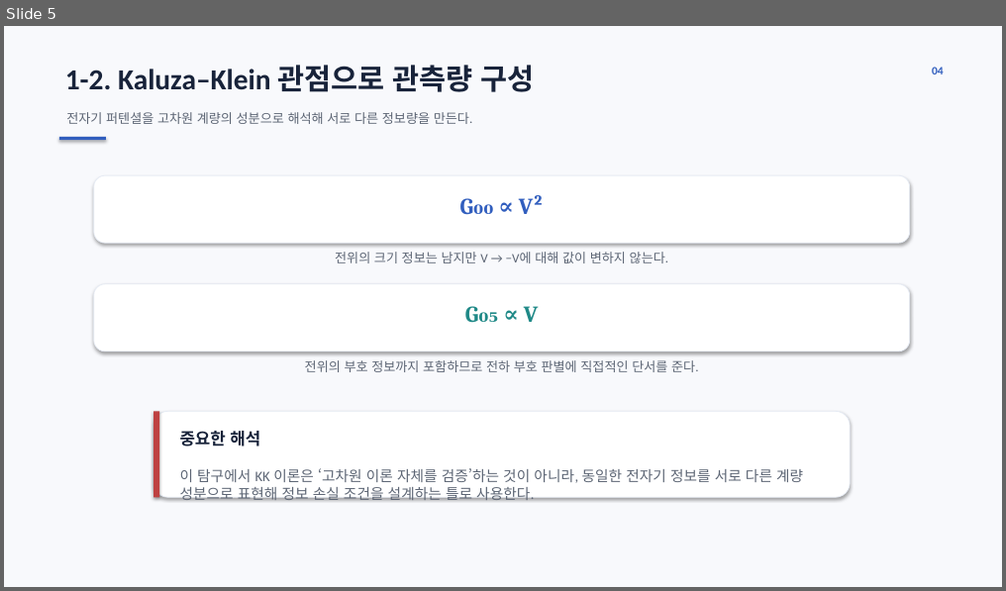
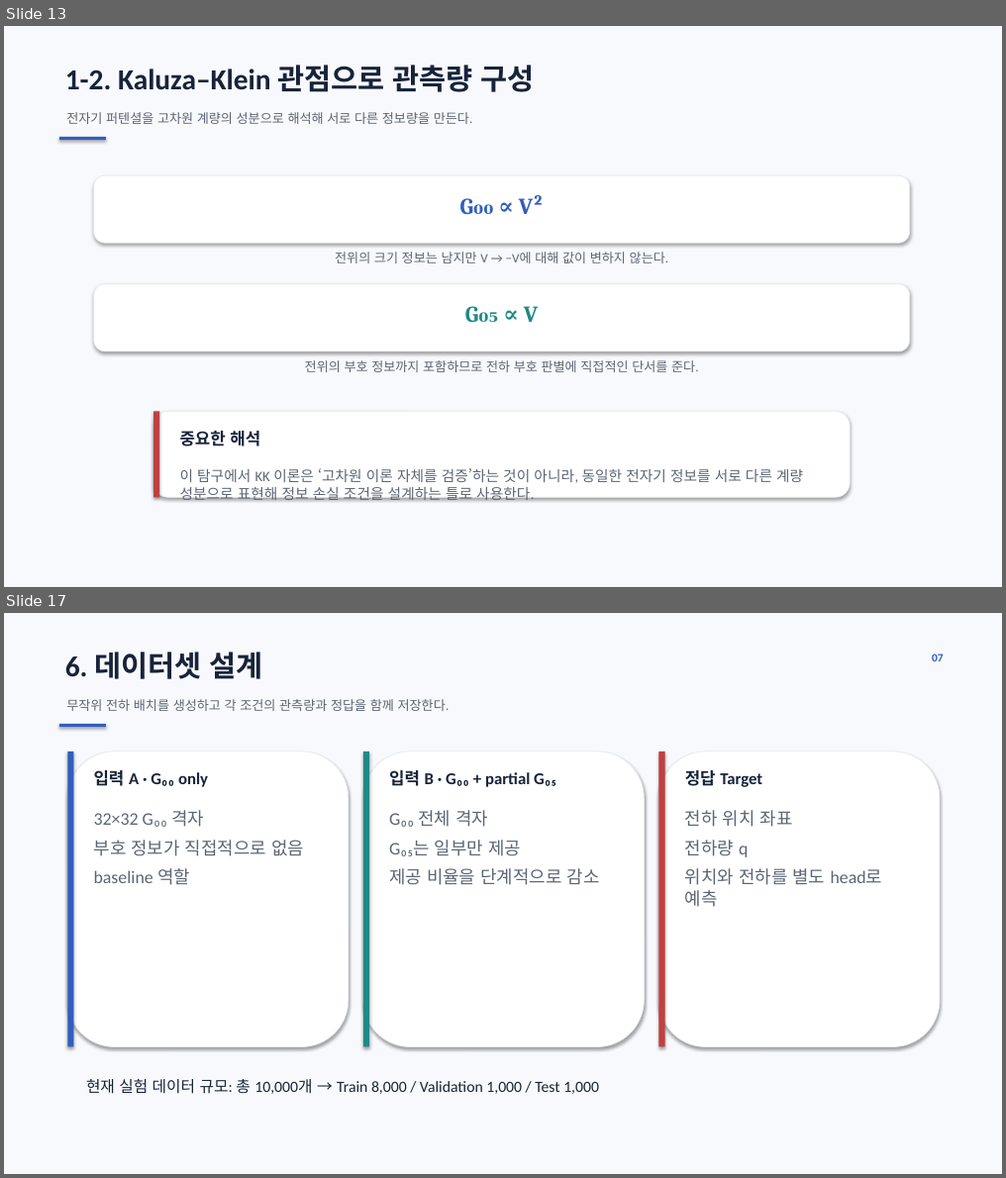
Before and after one commit to ohyunu525/KK-AI, a slide deck: Documents/보고서 파일.pptx. Shown one above the other, each under a label of ours: slide 5 before the commit, slides 13 and 17 after it; the slides between them are not shown. The pictures are 1006x591 and 1006x1178 pixels, drawn with LibreOffice and Linux fonts; fonts in the diff are those of the drawing. Boxes give left, top, right and bottom in pixels: in the first picture for what was removed or moved away, otherwise in the second. Text is boxed around its words. In the diff, an @@ line names an element or a change of style, - is before the commit and + after.

```diff
--- a/Documents/보고서 파일.pptx
+++ b/Documents/보고서 파일.pptx
@@ slide 17 added at [4, 613, 1002, 1174], background #FFFFFF @@
@@ rectangle added at [4, 613, 1002, 1174], fill #F8F9FC @@
@@ text added at [65, 652, 262, 679], 28 pt, text #18233A, bold @@
+6. 데이터셋 설계
@@ text added at [932, 654, 944, 662], 11 pt, text #315EBE, bold @@
+07
@@ text added at [66, 699, 450, 711], 12.5 pt, text #5C6574 @@
+무작위 전하 배치를 생성하고 각 조건의 관측량과 정답을 함께 저장한다.
@@ rectangle added at [59, 724, 106, 727], fill #315EBE @@
@@ rounded rectangle added at [67, 752, 349, 1048], fill #FFFFFF, outline #E6EBF4 0.75 pt @@
@@ rectangle added at [67, 752, 73, 1048], fill #315EBE @@
@@ rounded rectangle added at [363, 752, 645, 1048], fill #FFFFFF, outline #E6EBF4 0.75 pt @@
@@ rectangle added at [363, 752, 369, 1048], fill #1F8987 @@
@@ rounded rectangle added at [659, 752, 940, 1048], fill #FFFFFF, outline #E6EBF4 0.75 pt @@
@@ rectangle added at [659, 752, 665, 1048], fill #BE4141 @@
@@ text added at [94, 770, 208, 787], 16 pt, text #18233A, bold @@
+입력 A · G₀₀ only
@@ text added at [389, 770, 556, 787], 16 pt, text #18233A, bold @@
+입력 B · G₀₀ + partial G₀₅
@@ text added at [685, 770, 762, 787], 16 pt, text #18233A, bold @@
+정답 Target
@@ text added at [94, 810, 304, 885], 17 pt, text #5C6574 @@
+32×32 G₀₀ 격자
+부호 정보가 직접적으로 없음
+baseline 역할
@@ text added at [389, 810, 600, 885], 17 pt, text #5C6574 @@
+G₀₀ 전체 격자
+G₀₅는 일부만 제공
+제공 비율을 단계적으로 감소
@@ text added at [685, 810, 883, 907], 17 pt, text #5C6574 @@
+전하 위치 좌표
+전하량 q
+위치와 전하를 별도 head로 예측
@@ text added at [86, 1079, 599, 1094], 15 pt, text #18233A @@
+현재 실험 데이터 규모: 총 10,000개 → Train 8,000 / Validation 1,000 / Test 1,000
@@ what was slide 5 is now slide 13 @@
@@ slide 13 changed as well @@
@@ text removed at [932, 67, 944, 75] @@
-04
```
Also in this commit, not shown: 3 other slides changed, 11 other slides added, 1 slide removed, 2 other files.
